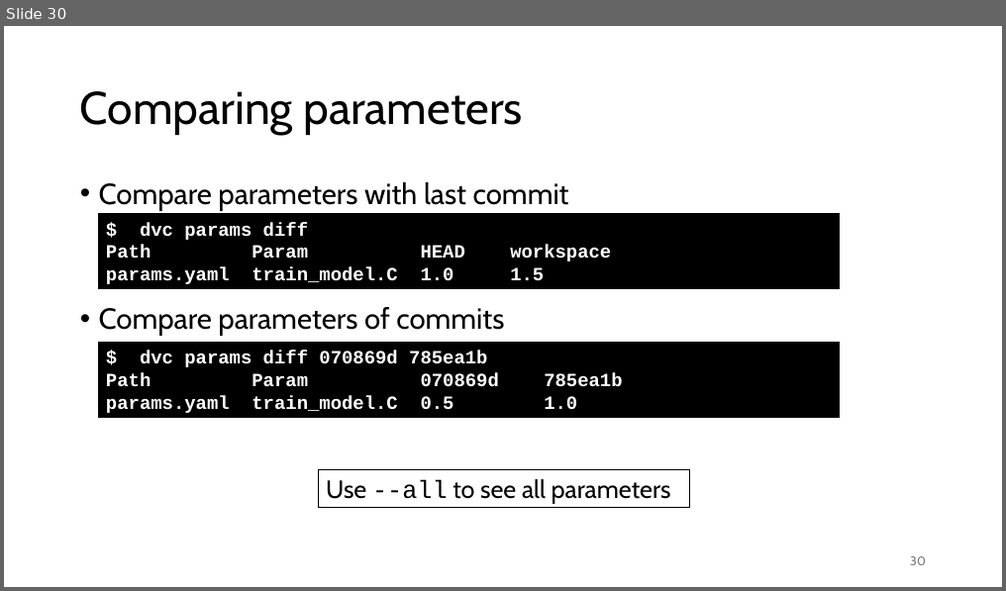
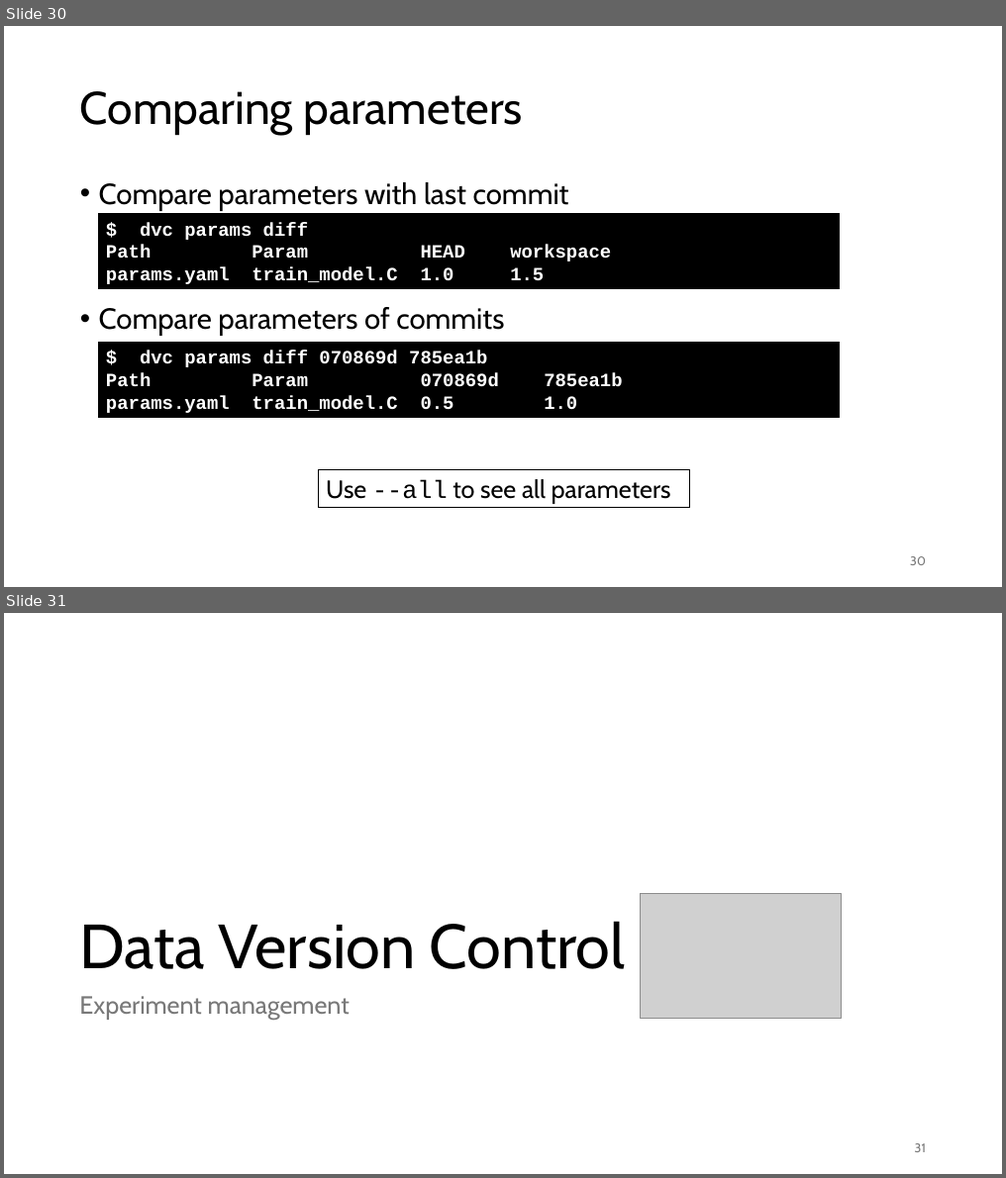
Before and after one commit to gjbex/MLOps-on-HPC, a slide deck: mlops_on_hpc.pptx. Shown one above the other, each under a label of ours: slide 30 before the commit, slides 30 and 31 after it. The pictures are 1006x591 and 1006x1178 pixels, drawn with LibreOffice and Linux fonts; fonts in the diff are those of the drawing; grey boxes stand for pictures. Boxes give left, top, right and bottom in pixels: in the first picture for what was removed or moved away, otherwise in the second. Text is boxed around its words. In the diff, an @@ line names an element or a change of style, - is before the commit and + after.

Commit message:
Add section on DVC experiment management

```diff
--- a/mlops_on_hpc.pptx
+++ b/mlops_on_hpc.pptx
@@ slide 31 added at bbox=[4, 613, 1002, 1174], background #FFFFFF @@
@@ picture added at bbox=[641, 894, 841, 1019] @@
@@ title added at bbox=[79, 921, 625, 969], 60 pt, text #000000 @@
+Data Version Control
@@ text added at bbox=[79, 996, 350, 1020], 24 pt, text #797979 @@
+Experiment management
@@ page number added at bbox=[915, 1144, 926, 1153], 12 pt, text #797979 @@
+31
```
Also in this commit, not shown: 9 other slides added.
